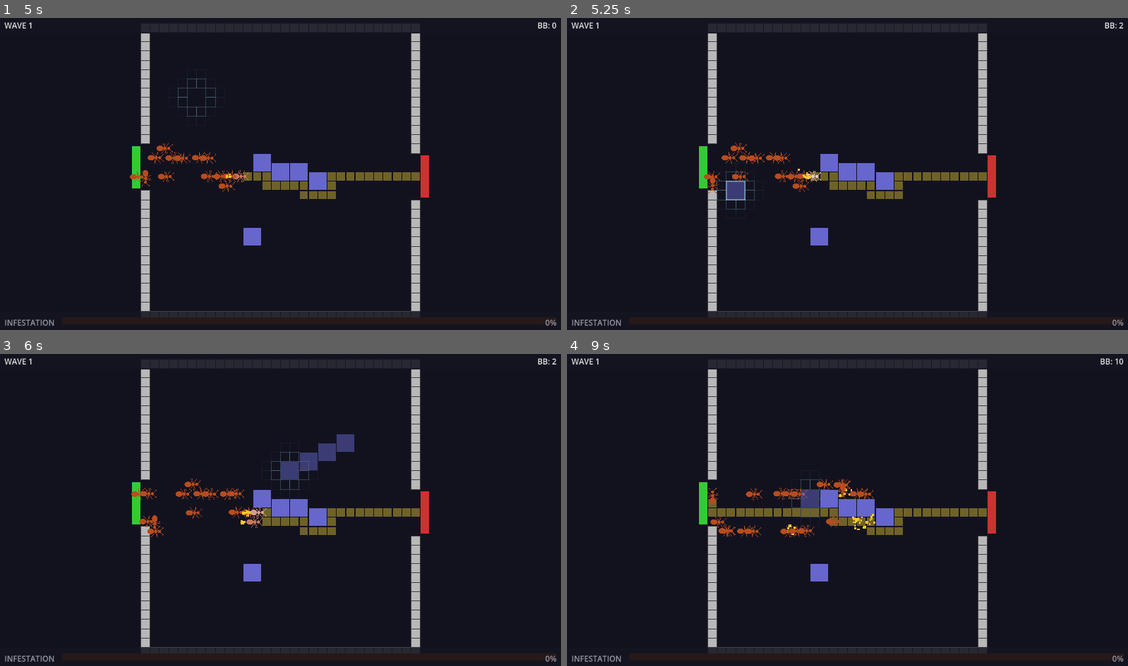
Above: before the commit, frames 1-4 (two rows, left to right).
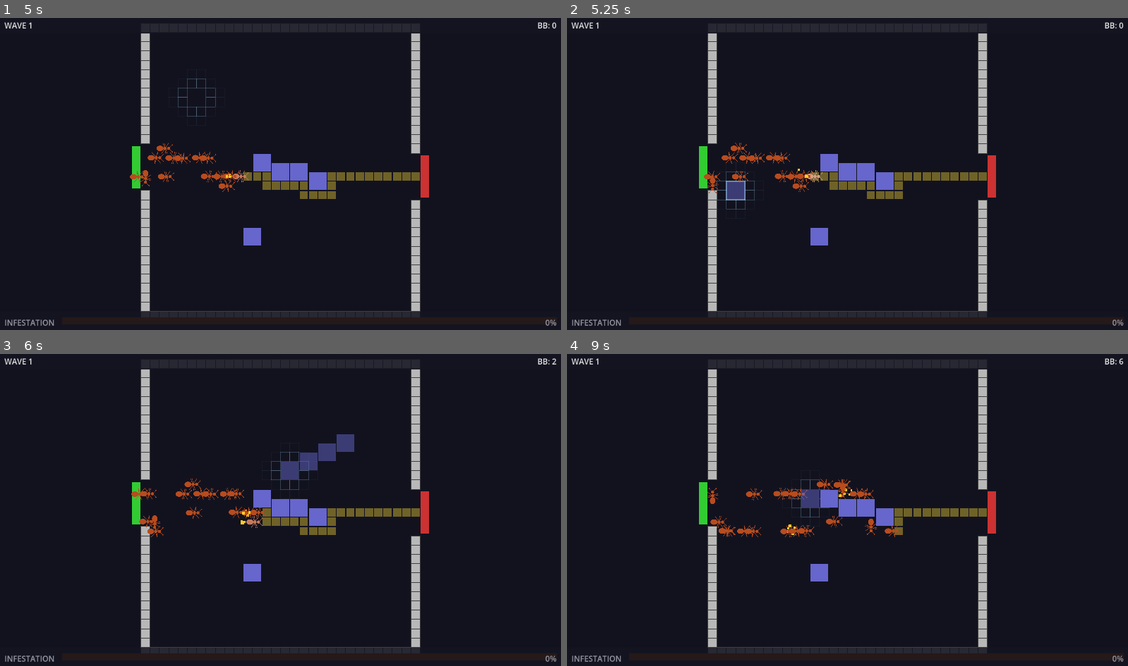
Above: after the commit, the same moments.

Repository: TimGoergen/critter-quitters
Game: Godot game, scene res://Main.tscn
The game is run twice, just before and just after one commit, with the same random seed, the same clock (stepped at 60 frames per second) and the same inputs.
Inputs (mouse positions are in pixels of both pictures, inside the frame that each line leads up to):
- Up to frame 1 (5 s): tap Q at 0.5, 0.6, 2.1, 3.6 s; move the mouse to (252, 236) at 0.52 s; click (252, 236) at 0.67 s; tap Space at 1.25 s; drag from (448, 220) to (252, 236) at 1.27 s; tap Enter at 2 s; move the mouse to (112, 124) at 2.02 s; click (112, 124) at 2.17 s; drag from (308, 170) to (112, 124) at 2.77 s; move the mouse to (196, 92) at 3.52 s; click (196, 92) at 3.67 s; drag from (403, 155) to (196, 92) at 4.27 s
- Up to frame 2 (5.25 s): move the mouse to (735, 186) at 5.02 s; tap Q at 5.1 s; click (735, 186) at 5.17 s
- Up to frame 3 (6 s): drag from (336, 438) to (168, 522) at 5.77 s
- Up to frame 4 (9 s): move the mouse to (819, 572) at 6.52 s; tap Q at 6.6, 8.1 s; click (819, 572) at 6.67 s; drag from (1015, 556) to (819, 572) at 7.27 s; move the mouse to (679, 460) at 8.02 s; click (679, 460) at 8.17 s; drag from (875, 506) to (679, 460) at 8.77 s

Frame 1 is identical in both runs. In frame 2, less than 0.1% of the frame differs, in the area x 42-100%, y 1-53%; in frame 3, less than 0.1%; in frame 4, 1.0%, in the area x 25-100%, y 1-59%.

Commit message:
Scale enemy HP by 2% per wave number
Wave N enemies spawn with base_hp * (1 + 0.02 * N), so wave 1 = 102%,
wave 10 = 120%, etc. Wave is passed from Arena into Enemy.initialize().

Co-Authored-By: Claude Sonnet 4.6 <noreply@anthropic.com>

Diff:
--- a/game/arena/Arena.gd
+++ b/game/arena/Arena.gd
@@ -505,7 +505,7 @@
 	enemy.cell_advanced.connect(_redraw_path_display)
 
 	add_child(enemy)
-	enemy.initialize(path, Enemy.EnemyType.ANT)
+	enemy.initialize(path, Enemy.EnemyType.ANT, GameState.current_wave)
 
 
 func _on_enemy_reached_exit(enemy: Node3D) -> void:
--- a/game/enemies/Enemy.gd
+++ b/game/enemies/Enemy.gd
@@ -140,13 +140,13 @@
 
 ## Positions the enemy at the entrance cell, applies type stats, and begins movement.
 ## Must be called by Arena after instantiation and before adding to the tree.
-func initialize(initial_path: Array[Vector2i], enemy_type: EnemyType = EnemyType.ANT) -> void:
+func initialize(initial_path: Array[Vector2i], enemy_type: EnemyType = EnemyType.ANT, wave: int = 1) -> void:
 	if initial_path.size() < 2:
 		return
 
 	var stats          = STATS[enemy_type]
 	_move_speed        = stats["speed"]
-	_max_hp            = stats["hp"]
+	_max_hp            = stats["hp"] * (1.0 + 0.02 * wave)
 	_current_hp        = _max_hp
 	_infestation_damage = stats["infestation"]
 	_bounty            = stats["bounty"]
